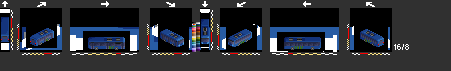
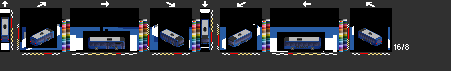
Layer changes from the first w=451, h=71 image to the second:
painted on "Palette" over [left=62, top=19, right=347, bottom=52]
removed layer "Västtrafik lights" over [left=178, top=42, right=234, bottom=46]
removed layer "Västtrafik" over [left=46, top=38, right=371, bottom=49]
removed layer "7900E" over [left=1, top=17, right=384, bottom=52]
added layer "Upper window extension" above "Lower window extension" over [left=2, top=17, right=366, bottom=42]
added layer "Lower window extension" above "Black lights" over [left=180, top=42, right=232, bottom=45]
added layer "Black lights" above "Arriva Leiden" over [left=178, top=42, right=234, bottom=46]
added layer "Snelandia" above "7900E (2-2-0) Snelandia" over [left=2, top=19, right=380, bottom=48]
added layer "7900E (2-2-0) Snelandia" above "7900E (2-2-2) Västtrafik" over [left=1, top=17, right=384, bottom=52]
